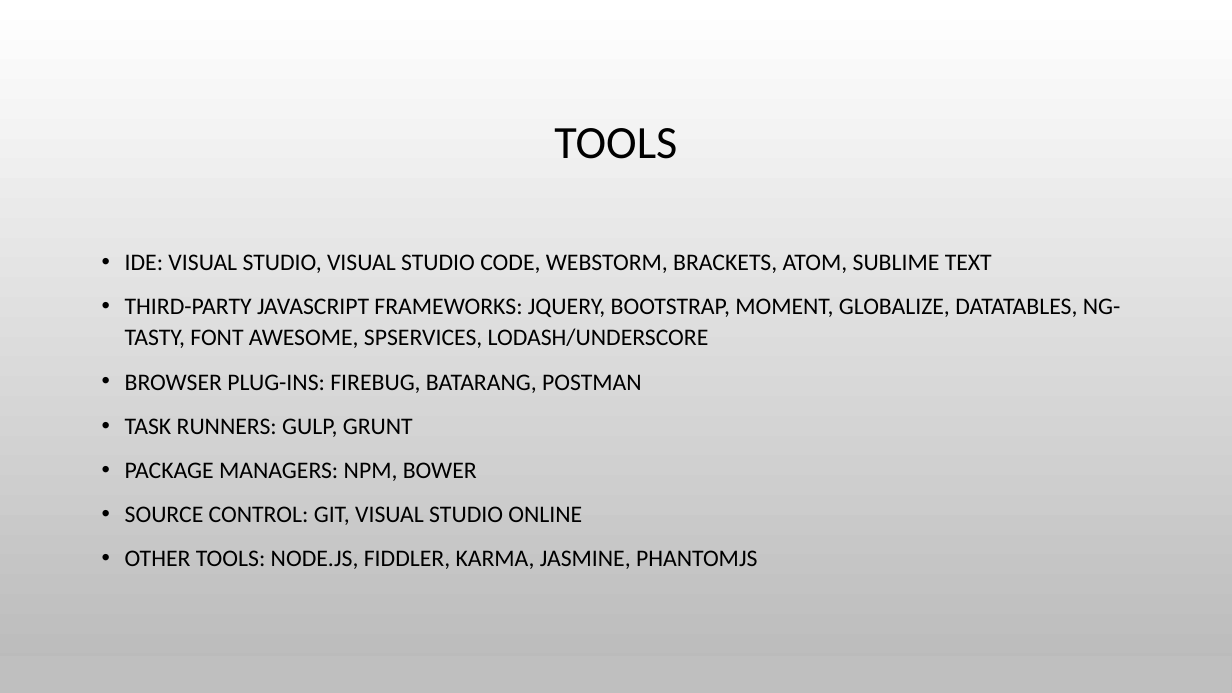
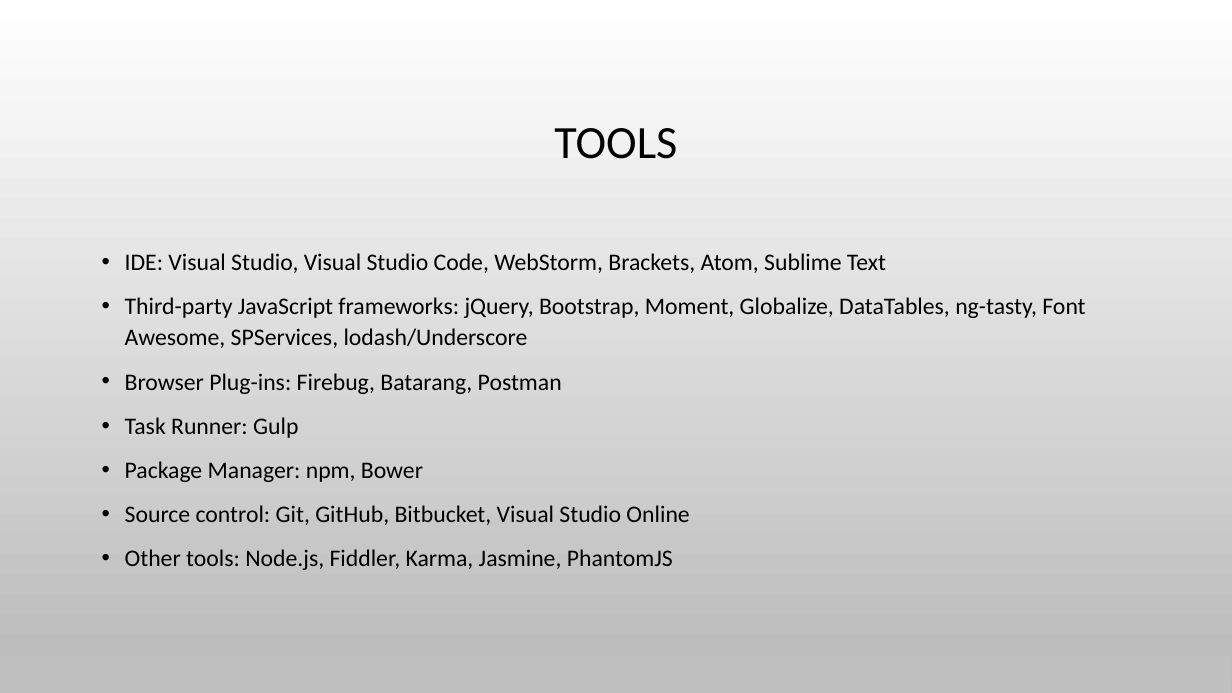
Before and after one commit to spietrek/spsdc2015, a slide deck: slide 24 of Building SPAs in SharePoint Using AngularJS.pptx (slide 16 before the commit). Drawn at 1232x693 pixels with LibreOffice and Linux fonts; fonts in the diff are those of the drawing; background and template pictures are left out. Boxes give left, top, right and bottom in pixels: in the first picture for what was removed or moved away, otherwise in the second. Text is boxed around its words. In the diff, an @@ line names an element or a change of style, - is before the commit and + after.

```diff
--- a/Building SPAs in SharePoint Using AngularJS.pptx
+++ b/Building SPAs in SharePoint Using AngularJS.pptx
@@ text at bbox=[125, 253, 1085, 570]: text changed @@
-• IDE: VISUAL STUDIO, VISUAL STUDIO CODE, WEBSTORM, BRACKETS, ATOM, SUBLIME TEXT
-• THIRD-PARTY JAVASCRIPT FRAMEWORKS: JQUERY, BOOTSTRAP, MOMENT, GLOBALIZE, DATATABLES, NG-TASTY, FONT AWESOME, SPSERVICES, LODASH/UNDERSCORE
-• BROWSER PLUG-INS: FIREBUG, BATARANG, POSTMAN
-• TASK RUNNERS: GULP, GRUNT
-• PACKAGE MANAGERS: NPM, BOWER
-• SOURCE CONTROL: GIT, VISUAL STUDIO ONLINE
-• OTHER TOOLS: NODE.JS, FIDDLER, KARMA, JASMINE, PHANTOMJS
+• IDE: Visual Studio, Visual Studio Code, WebStorm, Brackets, Atom, Sublime Text
+• Third-party JavaScript frameworks: jQuery, Bootstrap, Moment, Globalize, DataTables, ng-tasty, Font Awesome, SPServices, lodash/Underscore
+• Browser Plug-ins: Firebug, Batarang, Postman
+• Task Runner: Gulp
+• Package Manager: npm, Bower
+• Source control: Git, GitHub, Bitbucket, Visual Studio Online
+• Other tools: Node.js, Fiddler, Karma, Jasmine, PhantomJS
```
Also in this commit, not shown: 14 other slides changed, 9 slides added, 3 slides removed.
